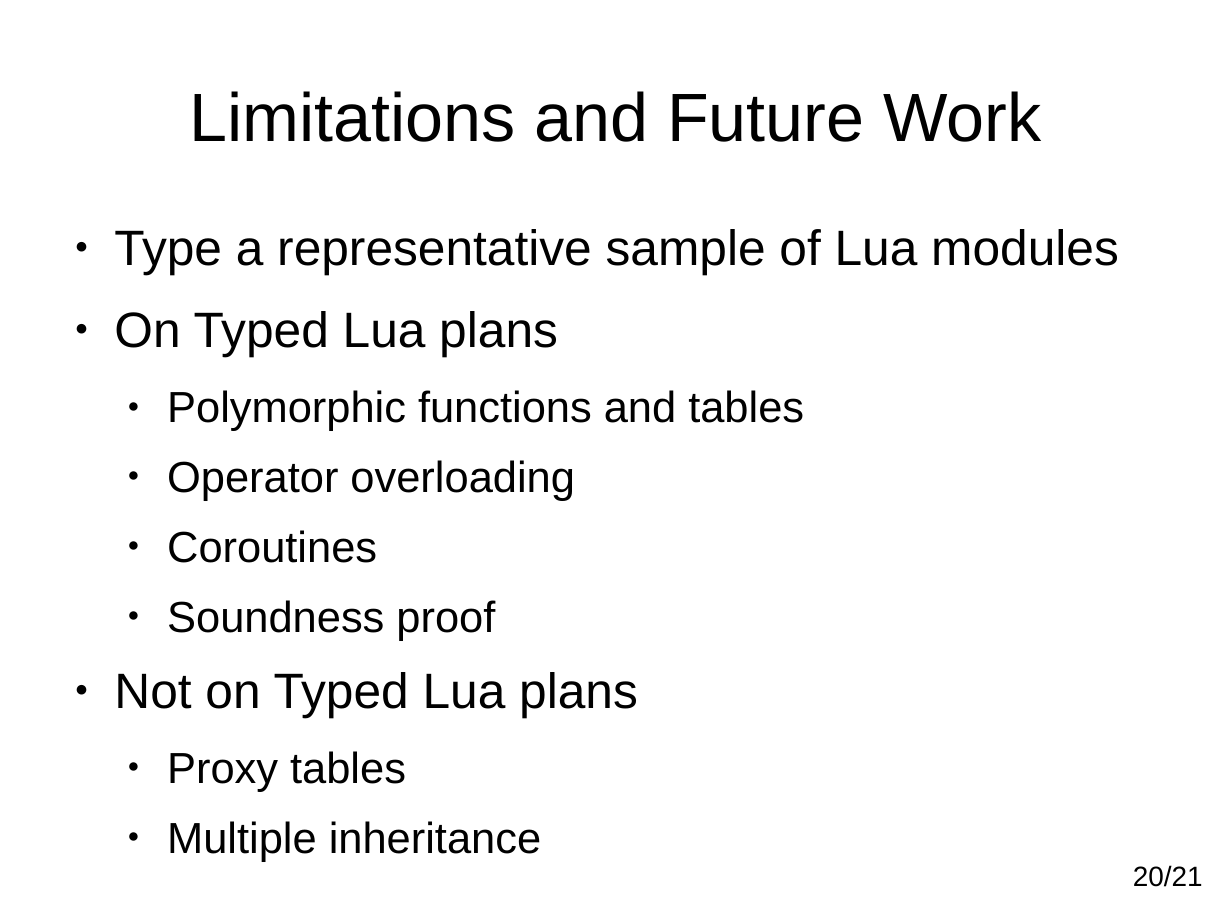
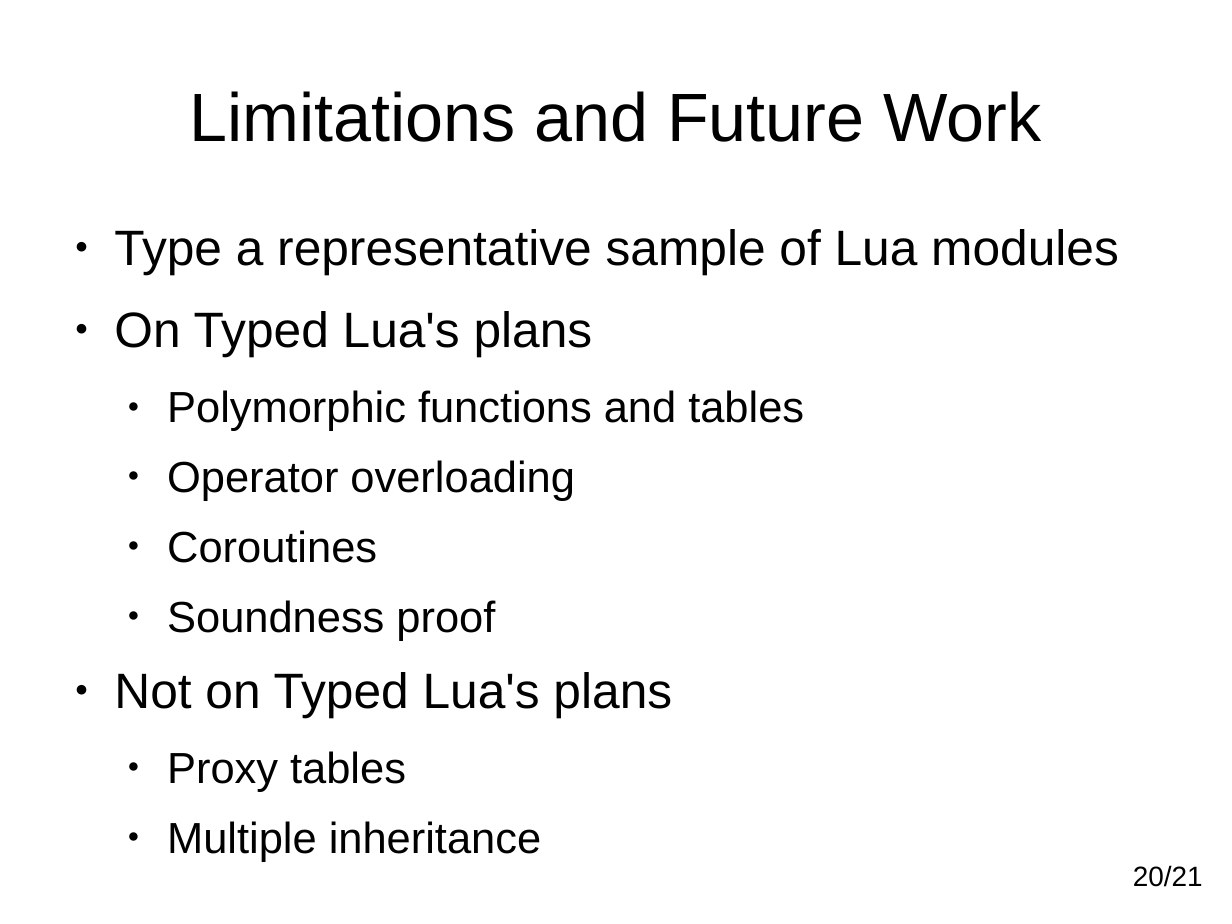
Before and after one commit to andremm/typedlua, a slide deck: slide 20 of doc/slides/dyla2014.odp. Drawn at 1232x924 pixels with LibreOffice and Linux fonts; fonts in the diff are those of the drawing. Boxes give left, top, right and bottom in pixels: in the first picture for what was removed or moved away, otherwise in the second. Text is boxed around its words. In the diff, an @@ line names an element or a change of style, - is before the commit and + after.

```diff
--- a/doc/slides/dyla2014.odp
+++ b/doc/slides/dyla2014.odp
@@ text at [114,311,593,357]: text changed @@
-● On Typed Lua plans
+● On Typed Lua's plans
@@ text at [114,672,672,717]: text changed @@
-● Not on Typed Lua plans
+● Not on Typed Lua's plans
```
Also in this commit, not shown: 4 other slides changed.
